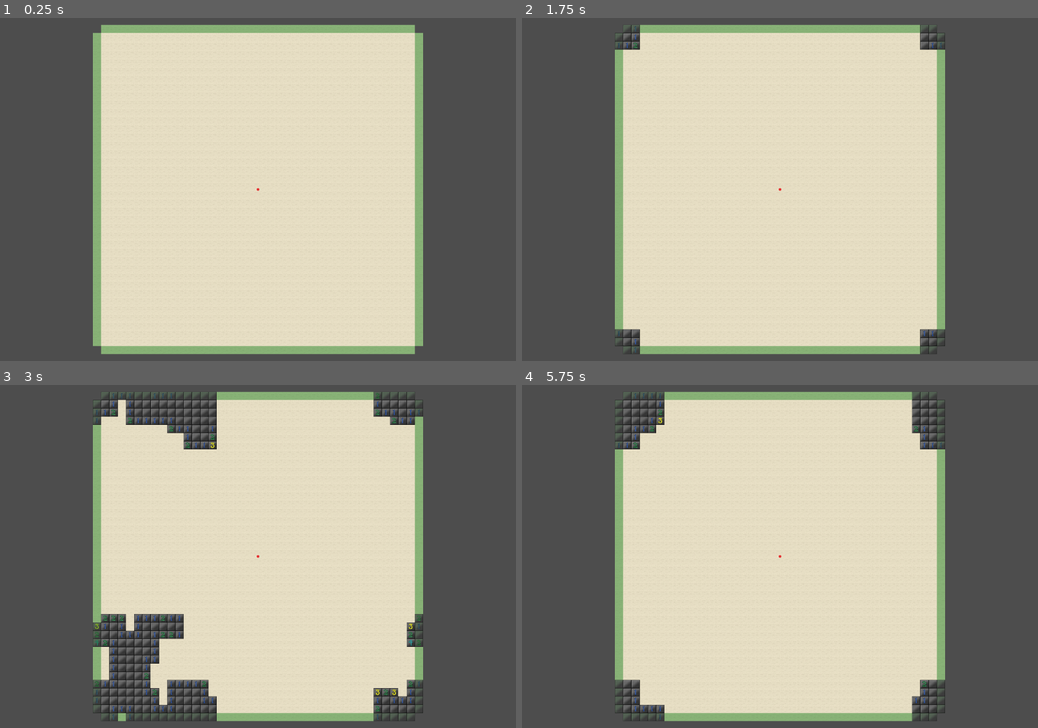
Above: before the commit, frames 1-4 (two rows, left to right).
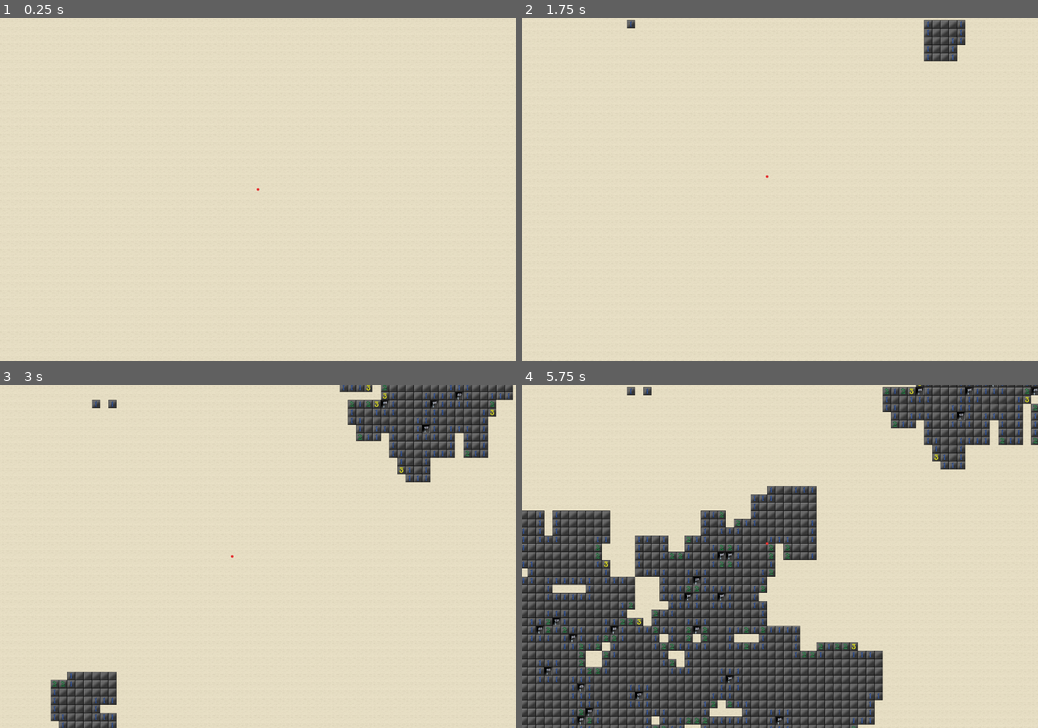
Above: after the commit, the same moments.

Repository: dokicoder/ToruSpace
Game: Godot game, scene res://scenes/Game.tscn
The game is run twice, just before and just after one commit, with the same random seed, the same clock (stepped at 60 frames per second) and the same inputs.
Inputs (mouse positions are in pixels of both pictures, inside the frame that each line leads up to):
- Up to frame 1 (0.25 s): no input
- Up to frame 2 (1.75 s): tap Enter at 0.5 s; move the mouse to (625, 38) at 0.52 s; hold Right (Right, bound only after the commit) 0.53-1.28 s; click (625, 38) at 0.67 s; tap Space at 1.25 s; move the mouse to (939, 38) at 1.27 s; hold Down (Down, bound only after the commit) from 1.28 s (still down); click (939, 38) at 1.42 s
- Up to frame 3 (3 s): move the mouse to (103, 717) at 2.02 s; release Down (Down, bound only after the commit) at 2.03 s; hold Right (Right, bound only after the commit) 2.03-2.78 s; click (103, 717) at 2.17 s; move the mouse to (113, 405) at 2.77 s; hold Up (Up, bound only after the commit) from 2.78 s (still down); click (113, 405) at 2.92 s
- Up to frame 4 (5.75 s): move the mouse to (635, 717) at 3.52 s; release Up (Up, bound only after the commit) at 3.53 s; hold Left (Left, bound only after the commit) 3.53-5.03 s; click (635, 717) at 3.67 s; move the mouse to (645, 405) at 4.27 s; click (645, 405) at 4.42 s; move the mouse to (645, 717) at 5.02 s; hold Down (Down, bound only after the commit) from 5.03 s (still down); click (645, 717) at 5.17 s

The runs differ from the first frame. In frame 1, 44% of the frame differs, in the area x 0-100%, y 0-100%; in frame 2, 45%; in frame 3, 50%; in frame 4, 59%.

Commit message:
large board and test camera movement

Diff:
--- a/project.godot
+++ b/project.godot
@@ -24,3 +24,26 @@
 window/size/viewport_width=1200
 window/size/viewport_height=800
 window/stretch/mode="viewport"
+
+[input]
+
+Left={
+"deadzone": 0.5,
+"events": [Object(InputEventKey,"resource_local_to_scene":false,"resource_name":"","device":-1,"window_id":0,"alt_pressed":false,"shift_pressed":false,"ctrl_pressed":false,"meta_pressed":false,"pressed":false,"keycode":0,"physical_keycode":4194319,"key_label":0,"unicode":0,"location":0,"echo":false,"script":null)
+]
+}
+Right={
+"deadzone": 0.5,
+"events": [Object(InputEventKey,"resource_local_to_scene":false,"resource_name":"","device":-1,"window_id":0,"alt_pressed":false,"shift_pressed":false,"ctrl_pressed":false,"meta_pressed":false,"pressed":false,"keycode":0,"physical_keycode":4194321,"key_label":0,"unicode":0,"location":0,"echo":false,"script":null)
+]
+}
+Up={
+"deadzone": 0.5,
+"events": [Object(InputEventKey,"resource_local_to_scene":false,"resource_name":"","device":-1,"window_id":0,"alt_pressed":false,"shift_pressed":false,"ctrl_pressed":false,"meta_pressed":false,"pressed":false,"keycode":0,"physical_keycode":4194320,"key_label":0,"unicode":0,"location":0,"echo":false,"script":null)
+]
+}
+Down={
+"deadzone": 0.5,
+"events": [Object(InputEventKey,"resource_local_to_scene":false,"resource_name":"","device":-1,"window_id":0,"alt_pressed":false,"shift_pressed":false,"ctrl_pressed":false,"meta_pressed":false,"pressed":false,"keycode":0,"physical_keycode":4194322,"key_label":0,"unicode":0,"location":0,"echo":false,"script":null)
+]
+}
--- a/scenes/Game.tscn
+++ b/scenes/Game.tscn
@@ -6,8 +6,9 @@
 [node name="Game" type="Node2D"]
 metadata/_edit_vertical_guides_ = [-2096.0]
 
-[node name="Board" type="Node2D" parent="."]
+[node name="Board" type="Node2D" parent="." node_paths=PackedStringArray("camera")]
 script = ExtResource("1_1ycqr")
+camera = NodePath("../Camera2D")
 
 [node name="Camera2D" type="Camera2D" parent="."]
 zoom = Vector2(0.15, 0.15)
--- a/scripts/Board.gd
+++ b/scripts/Board.gd
@@ -1,7 +1,7 @@
 class_name Board extends Node
 
-const width: int = 38
-const height: int = 38
+const width: int = 200
+const height: int = 200
 
 var board: MineField
 
@@ -27,7 +27,9 @@
 func reset():
 	board.init(width, height)
 
-	var num_mines = int(width * height * 0.11)
+	const mine_ratio: float = 0.09 # 0.11
+
+	var num_mines = int(width * height * mine_ratio)
 
 	board.deploy_random_mines(num_mines)
 
--- a/scripts/Game.gd
+++ b/scripts/Game.gd
@@ -1,4 +1,7 @@
 extends Node
+
+@export var camera: Node
+const MOVE_STEP: float = 200.0
 
 const FieldScene: PackedScene = preload("res://scenes/Field.tscn")
 
@@ -79,6 +82,16 @@
 func _ready() -> void:
 	_generate_sprite_board()
 
+func _input(event):
+	if event.is_action_pressed("Left"):
+		camera.position.x -= MOVE_STEP
+	if event.is_action_pressed("Right"):
+		camera.position.x += MOVE_STEP
+	if event.is_action_pressed("Up"):
+		camera.position.y -= MOVE_STEP
+	if event.is_action_pressed("Down"):
+		camera.position.y += MOVE_STEP
+
 # Called every frame. 'delta' is the elapsed time since the previous frame.
 func _process(delta: float) -> void:
 	#print("%s" % (get_children().size()))
